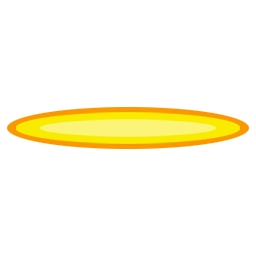
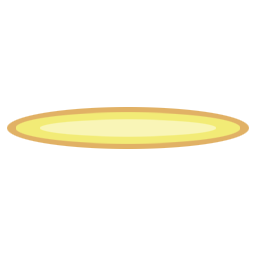
Comparing the layer stacks of the two 256×256 images. Changes:
pixels changed over [7, 107, 249, 149] (layer not identified)
